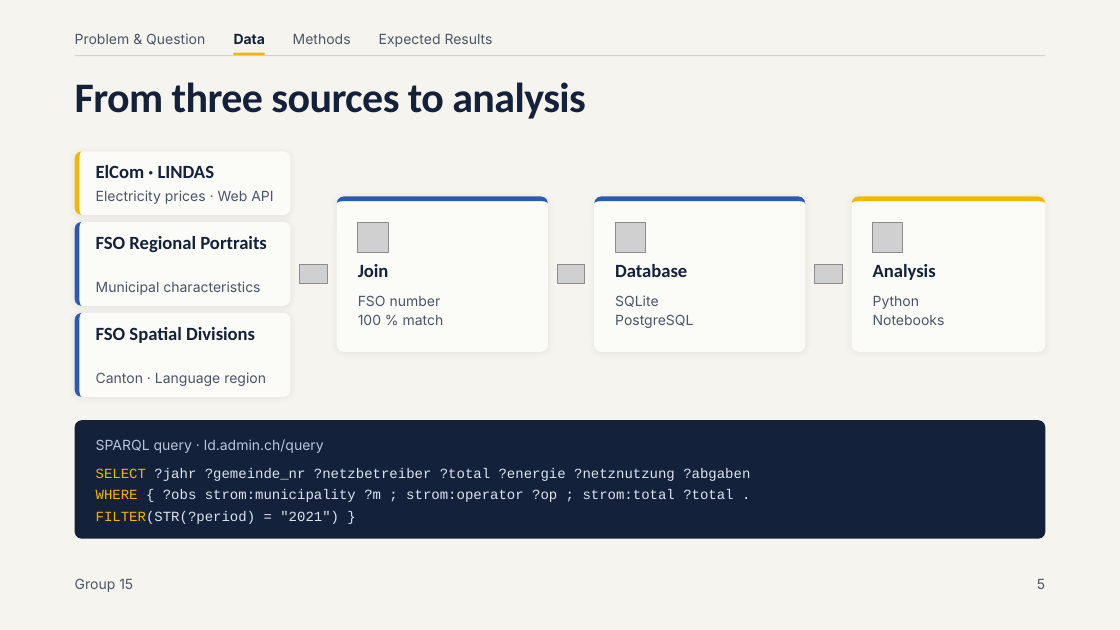
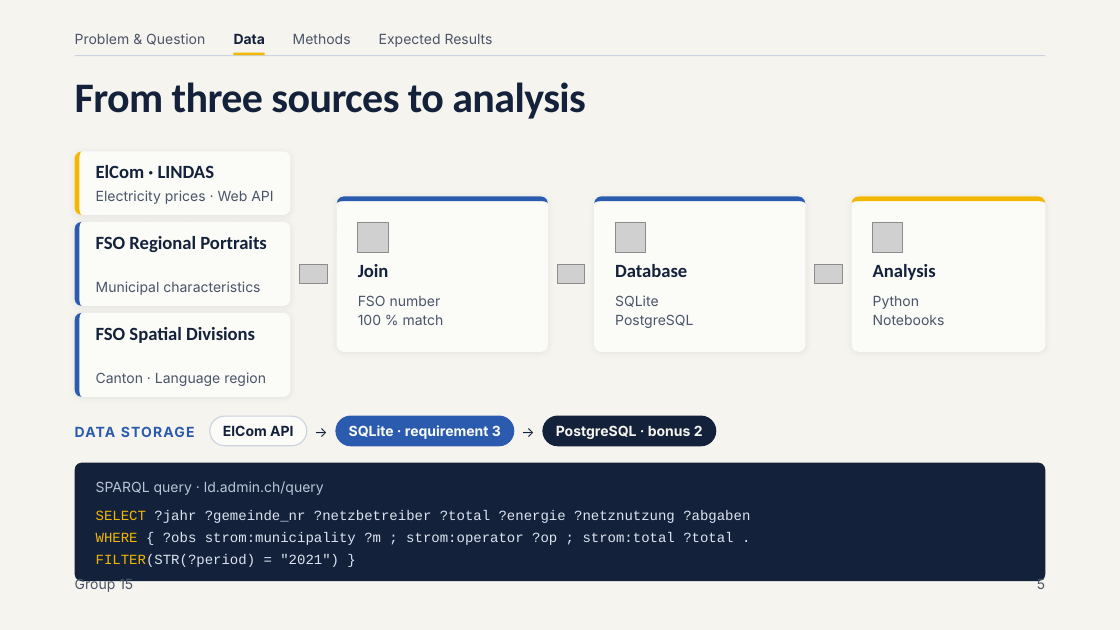
Before and after one commit to AltayMetehan/data-prices-electronic, a slide deck: slide 5 of präsentation_konzept/Electricity prices of Swiss municipalities.pptx. Drawn at 1120x630 pixels with LibreOffice and Linux fonts; fonts in the diff are those of the drawing; grey boxes stand for pictures. Boxes give left, top, right and bottom in pixels: in the first picture for what was removed or moved away, otherwise in the second. Text is boxed around its words. In the diff, an @@ line names an element or a change of style, - is before the commit and + after.

```diff
--- a/präsentation_konzept/Electricity prices of Swiss municipalities.pptx
+++ b/präsentation_konzept/Electricity prices of Swiss municipalities.pptx
@@ rounded rectangle added at (x1=210, y1=416, x2=308, y2=445), fill #FBFBF8, outline #CBD3DE 1 pt, 12 pt, text #13213A, bold @@
+ElCom API
@@ rounded rectangle added at (x1=336, y1=416, x2=514, y2=445), fill #2B5BAE, outline #2B5BAE 1 pt, 12 pt, text #FBFBF8, bold @@
+SQLite · requirement 3
@@ rounded rectangle added at (x1=543, y1=416, x2=716, y2=445), fill #13213A, outline #13213A 1 pt, 12 pt, text #F6F4EE, bold @@
+PostgreSQL · bonus 2
@@ text added at (x1=75, y1=426, x2=195, y2=437), 12 pt, text #2B5BAE, bold @@
+DATA STORAGE
@@ text added at (x1=314, y1=422, x2=333, y2=443), 12 pt, text #13213A @@
+→
@@ text added at (x1=522, y1=422, x2=540, y2=443), 12 pt, text #13213A @@
+→
@@ 3 texts, 1 rounded rectangle moved together from (x1=75, y1=420, x2=1046, y2=539) to (x1=75, y1=463, x2=1046, y2=581) @@
@@ text "SPARQL query · ld.admin.ch/query" moved from (x1=96, y1=439, x2=324, y2=453) to (x1=96, y1=481, x2=324, y2=495) @@
```
Also in this commit, not shown: 11 other slides changed, 1 other file.
